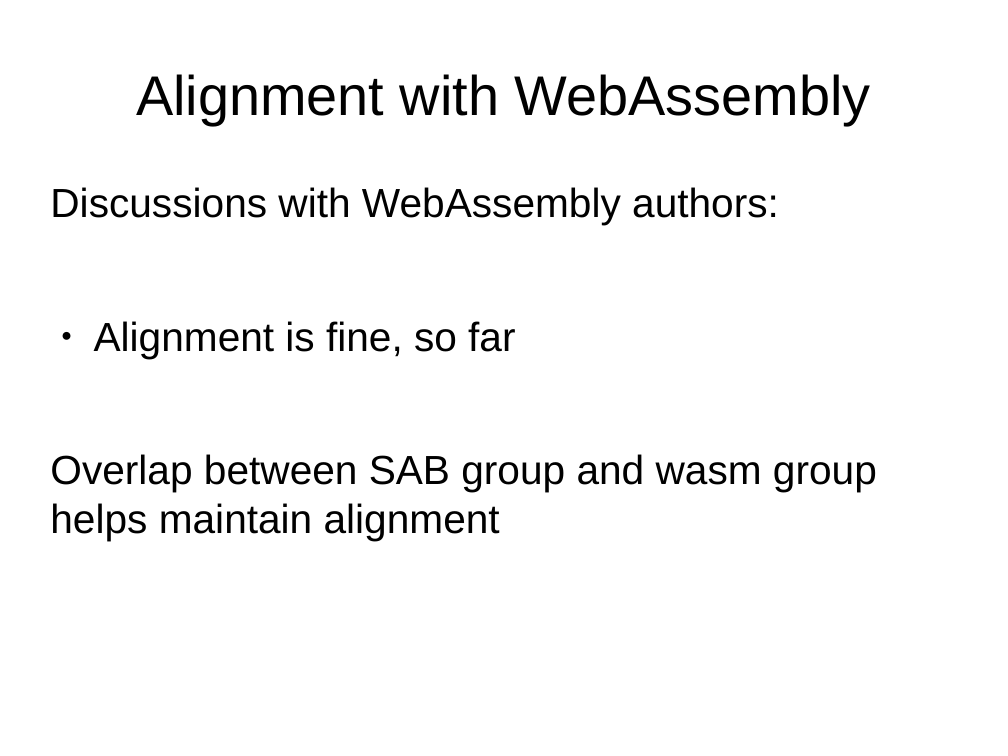
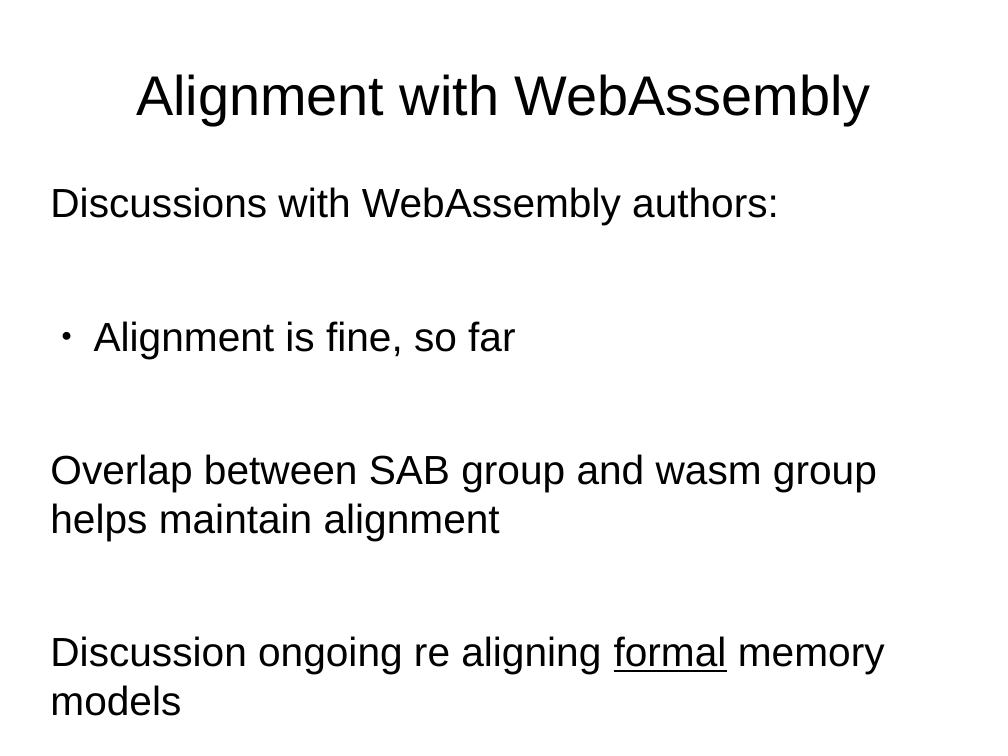
Before and after one commit to tc39/proposal-ecmascript-sharedmem, a slide deck: slide 11 of tc39/sharedmem-mar-2016.odp (slide 10 before the commit). Drawn at 1008x756 pixels with LibreOffice and Linux fonts; fonts in the diff are those of the drawing. Boxes give left, top, right and bottom in pixels: in the first picture for what was removed or moved away, otherwise in the second. Text is boxed around its words. In the diff, an @@ line names an element or a change of style, - is before the commit and + after.

```diff
--- a/tc39/sharedmem-mar-2016.odp
+++ b/tc39/sharedmem-mar-2016.odp
@@ text at <box>50,636,885,674</box>: paragraph added @@
+Discussion ongoing re aligning formal memory models
```
Also in this commit, not shown: 10 other slides changed, 4 slides added, 1 other file.
